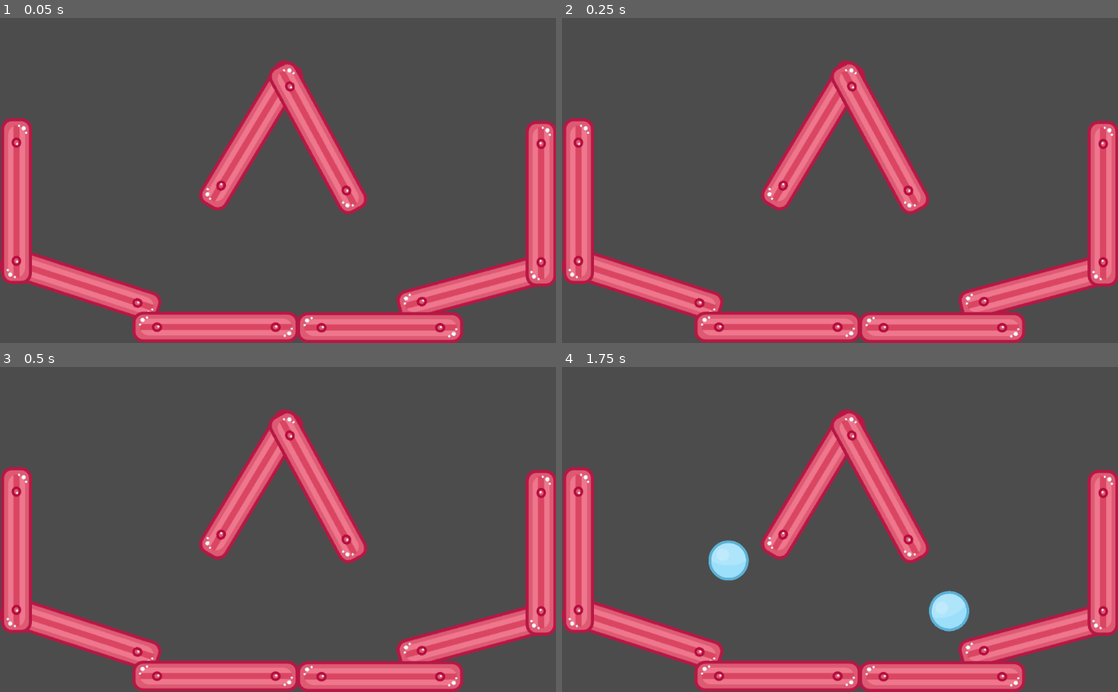
Above: before the commit, frames 1-4 (two rows, left to right).
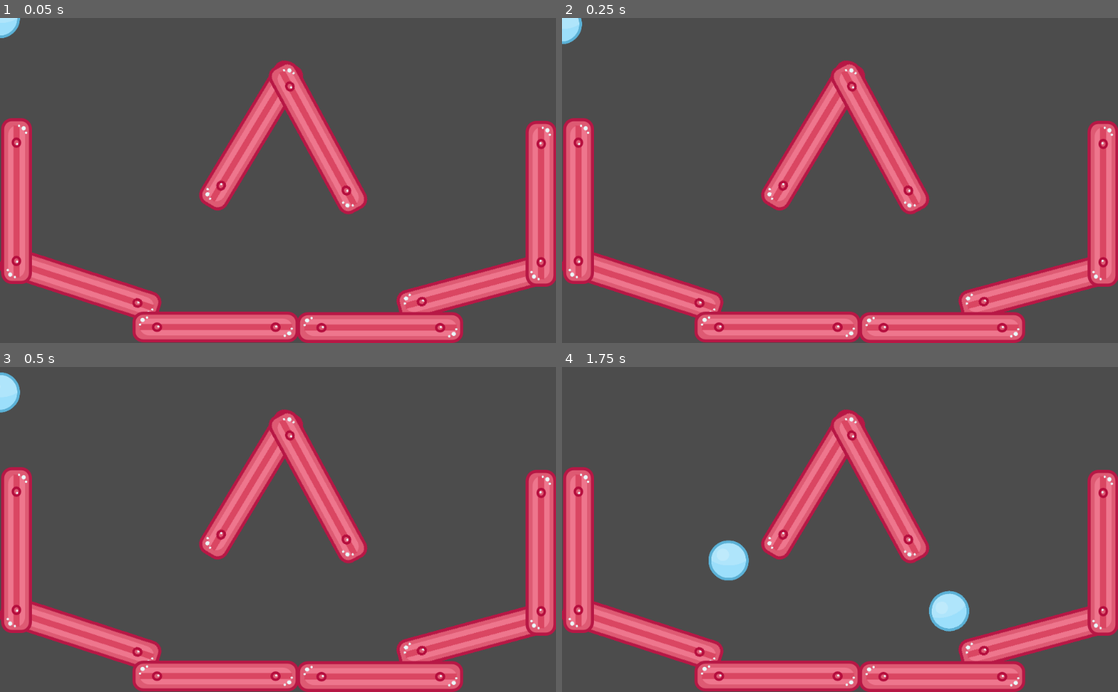
Above: after the commit, the same moments.

Repository: webchick/godot-tutorial
Game: Godot game, scene res://Main.tscn
Two runs of this game, one before a commit and one after it. Both use one fixed random seed, a clock stepped at 60 frames per second and the inputs below.
Inputs (mouse positions are in pixels of both pictures, inside the frame that each line leads up to):
- Up to frame 1 (0.05 s): no input
- Up to frame 2 (0.25 s): no input
- Up to frame 3 (0.5 s): no input
- Up to frame 4 (1.75 s): move the mouse to (962, 513) at 0.52 s; press the mouse at (962, 513) at 0.53 s; move the mouse to (728, 545) at 1.27 s; release the mouse at (728, 545) at 1.28 s; click (728, 545) at 1.35 s

The runs differ from the first frame. In frame 1, 0.2% of the frame differs, in the area x 0-4%, y 0-7%; in frame 2, 0.2%; in frame 3, 0.4%, in the area x 0-4%, y 1-15%; in frame 4, nothing differs.

Commit message:
Link Ball scene to Main scene.

Diff:
--- a/Main.tscn
+++ b/Main.tscn
@@ -39,7 +39,6 @@
 [node name="WallContainer" type="Node" parent="."]
 
 [node name="Wall2" type="StaticBody2D" parent="WallContainer"]
-editor/display_folded = true
 position = Vector2( 880.952, 495.157 )
 rotation = -0.264907
 physics_material_override = SubResource( 1 )
@@ -55,7 +54,6 @@
 shape = SubResource( 2 )
 
 [node name="Wall7" type="StaticBody2D" parent="WallContainer"]
-editor/display_folded = true
 position = Vector2( 462.444, 216.865 )
 rotation = -1.02983
 physics_material_override = SubResource( 3 )
@@ -71,7 +69,6 @@
 shape = SubResource( 2 )
 
 [node name="Wall8" type="StaticBody2D" parent="WallContainer"]
-editor/display_folded = true
 position = Vector2( 585.534, 221.147 )
 rotation = 1.07416
 physics_material_override = SubResource( 4 )
@@ -87,7 +84,6 @@
 shape = SubResource( 2 )
 
 [node name="Wall4" type="StaticBody2D" parent="WallContainer"]
-editor/display_folded = true
 position = Vector2( 996.874, 342.897 )
 rotation = -1.5708
 physics_material_override = SubResource( 5 )
@@ -103,7 +99,6 @@
 shape = SubResource( 2 )
 
 [node name="Wall1" type="StaticBody2D" parent="WallContainer"]
-editor/display_folded = true
 position = Vector2( 148.047, 491.522 )
 rotation = 0.315662
 physics_material_override = SubResource( 6 )
@@ -119,7 +114,6 @@
 shape = SubResource( 2 )
 
 [node name="Wall5" type="StaticBody2D" parent="WallContainer"]
-editor/display_folded = true
 position = Vector2( 30.2087, 337.685 )
 rotation = 1.5708
 physics_material_override = SubResource( 7 )
@@ -135,7 +129,6 @@
 shape = SubResource( 2 )
 
 [node name="Wall3" type="StaticBody2D" parent="WallContainer"]
-editor/display_folded = true
 position = Vector2( 397.133, 570.384 )
 physics_material_override = SubResource( 8 )
 __meta__ = {
@@ -150,7 +143,6 @@
 shape = SubResource( 2 )
 
 [node name="Wall6" type="StaticBody2D" parent="WallContainer"]
-editor/display_folded = true
 position = Vector2( 699.667, 571.226 )
 physics_material_override = SubResource( 9 )
 __meta__ = {
@@ -163,3 +155,5 @@
 [node name="CollisionShape2D" type="CollisionShape2D" parent="WallContainer/Wall6"]
 rotation = 1.5708
 shape = SubResource( 2 )
+
+[node name="Ball" parent="." instance=ExtResource( 2 )]
